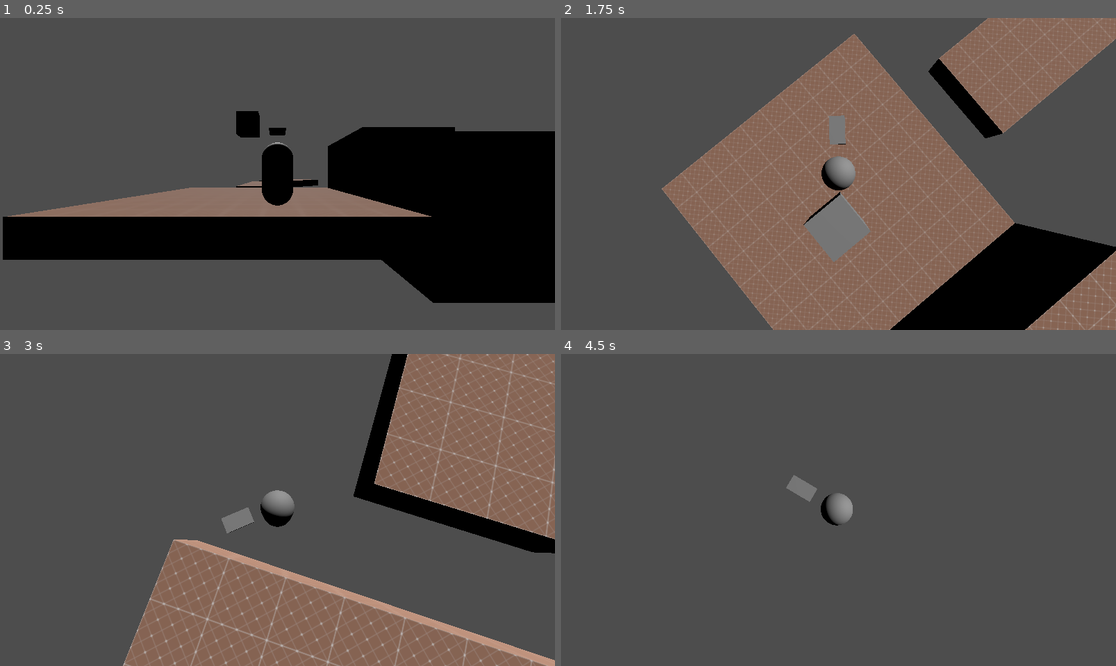
Above: before the commit, frames 1-4 (two rows, left to right).
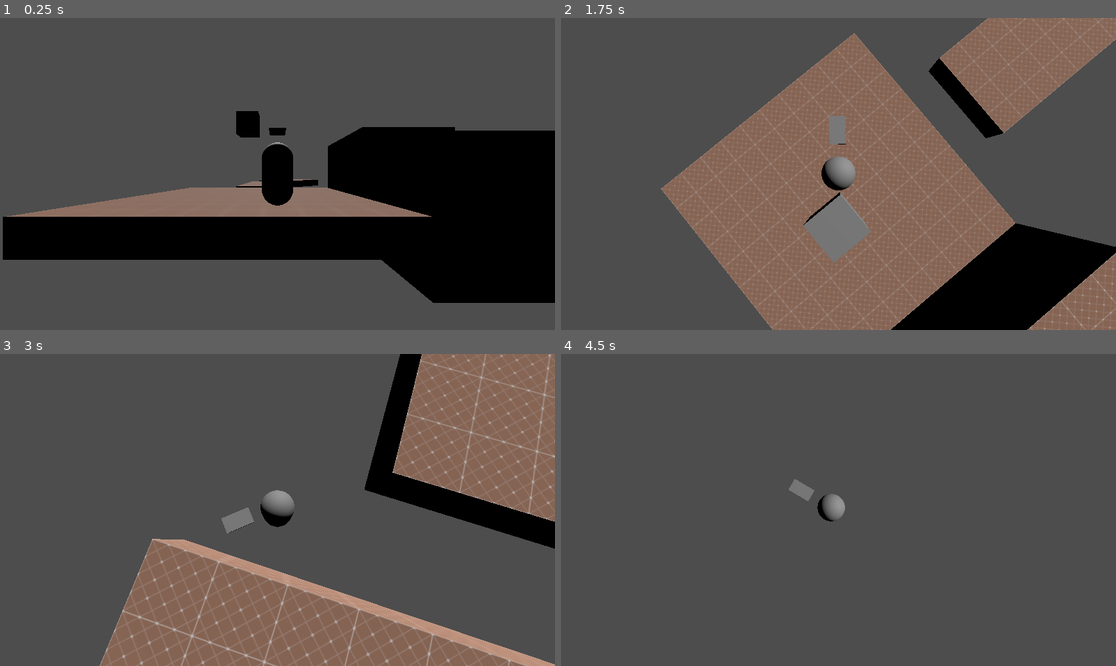
Above: after the commit, the same moments.

Repository: Nigel-Karunaratne/3DPlatformer_Godot4
Game: Godot game, scene res://level_scenes/test_level.tscn
Two runs of this game, one before a commit and one after it. Both use one fixed random seed, a clock stepped at 60 frames per second and the inputs below. The project has no main scene, so this scene is started directly.
Inputs (mouse positions are in pixels of both pictures, inside the frame that each line leads up to):
- Up to frame 1 (0.25 s): no input
- Up to frame 2 (1.75 s): tap Enter at 0.5 s; move the mouse to (866, 174) at 0.52 s; hold W (move_forward) from 0.53 s (still down); tap R at 0.6 s; tap Space (jump) at 0.77, 1.52 s; move the mouse to (810, 174) at 1.27 s; tap T at 1.35 s
- Up to frame 3 (3 s): keep holding W (move_forward); move the mouse to (288, 503) at 2.02 s; tap R at 2.1 s; move the mouse to (271, 516) at 2.77 s; tap T at 2.85 s
- Up to frame 4 (4.5 s): keep holding W (move_forward); tap Space (jump) at 3.02, 3.5, 3.77 s; move the mouse to (877, 513) at 3.52 s; tap R at 3.6 s; tap Enter at 4.25 s; move the mouse to (794, 506) at 4.27 s; tap T at 4.35 s

The runs differ from the first frame. In frame 1, less than 0.1% of the frame differs, in the area x 1-100%, y 35-91%; in frame 2, 0.8%; in frame 3, 11%, in the area x 17-100%, y 0-100%; in frame 4, 0.4%.

Commit message:
Added velocity snapping + increased gravity
also made movement relative to camera ONLY IF a camera variable is set

Diff:
--- a/scripts/player_move.gd
+++ b/scripts/player_move.gd
@@ -6,7 +6,7 @@
 # Movement Variables
 const ACCEL_SPEED = 2
 const MAX_SPEED = 9
-const GRAVITY = 26
+const GRAVITY = 30
 const JUMP_VELOCITY = 12
 const ANGULAR_SPEED = TAU * 2
 
@@ -36,7 +36,8 @@
 
 
 func _physics_process(delta):
-	_move_axis = _move_axis.rotated(Vector3.UP, camera.rotation.y).normalized();
+	if camera != null:
+		_move_axis = _move_axis.rotated(Vector3.UP, camera.rotation.y).normalized();
 
 	if not is_on_floor():
 		velocity.y -= GRAVITY * delta
@@ -57,5 +58,9 @@
 		rotation.y = target_angle
 		pass
 
+
+	if Vector2(velocity.x, velocity.z).length() < 0.1:
+		velocity.x = 0
+		velocity.z = 0
 	print(Vector2(velocity.x, velocity.z).length())
 	move_and_slide()
